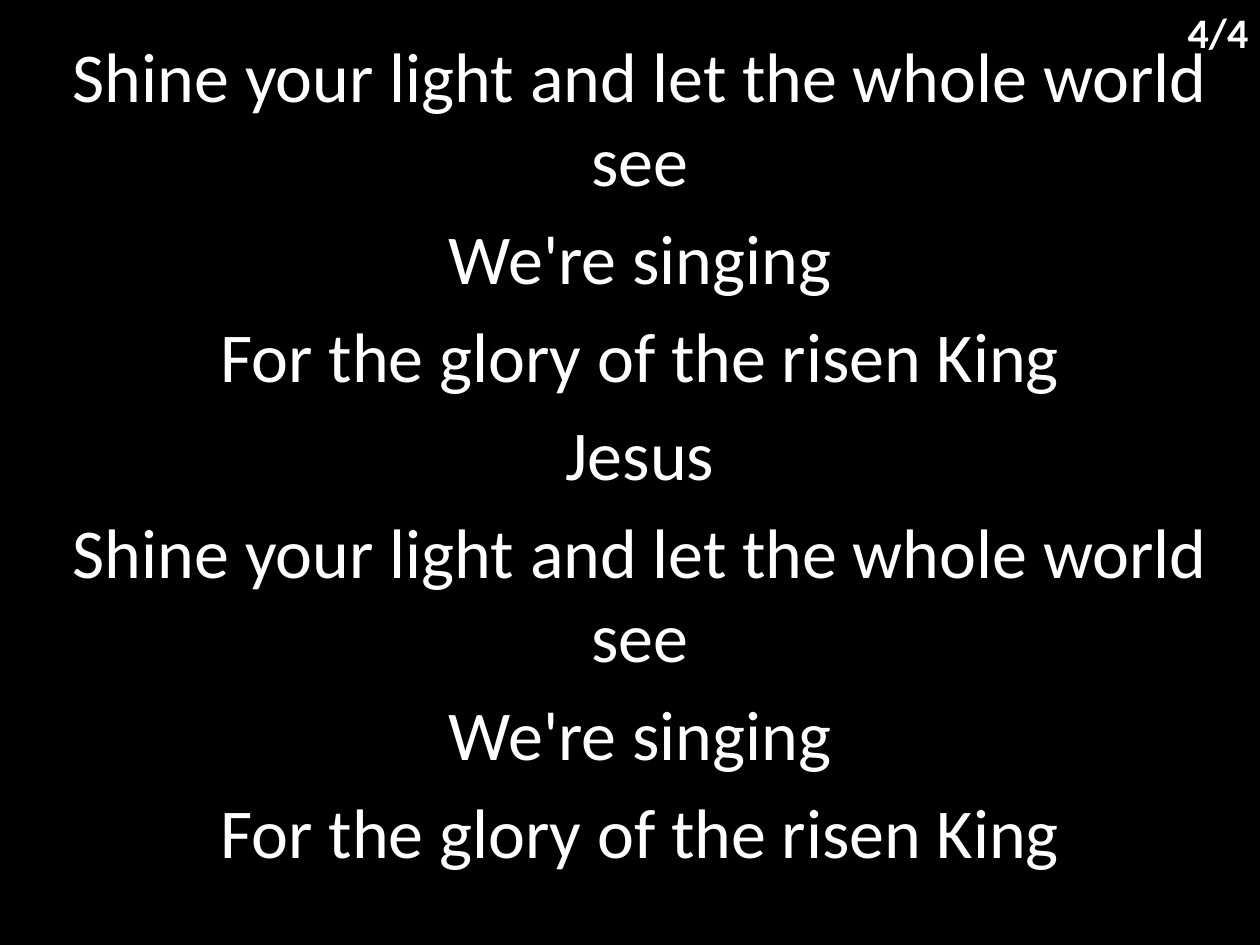
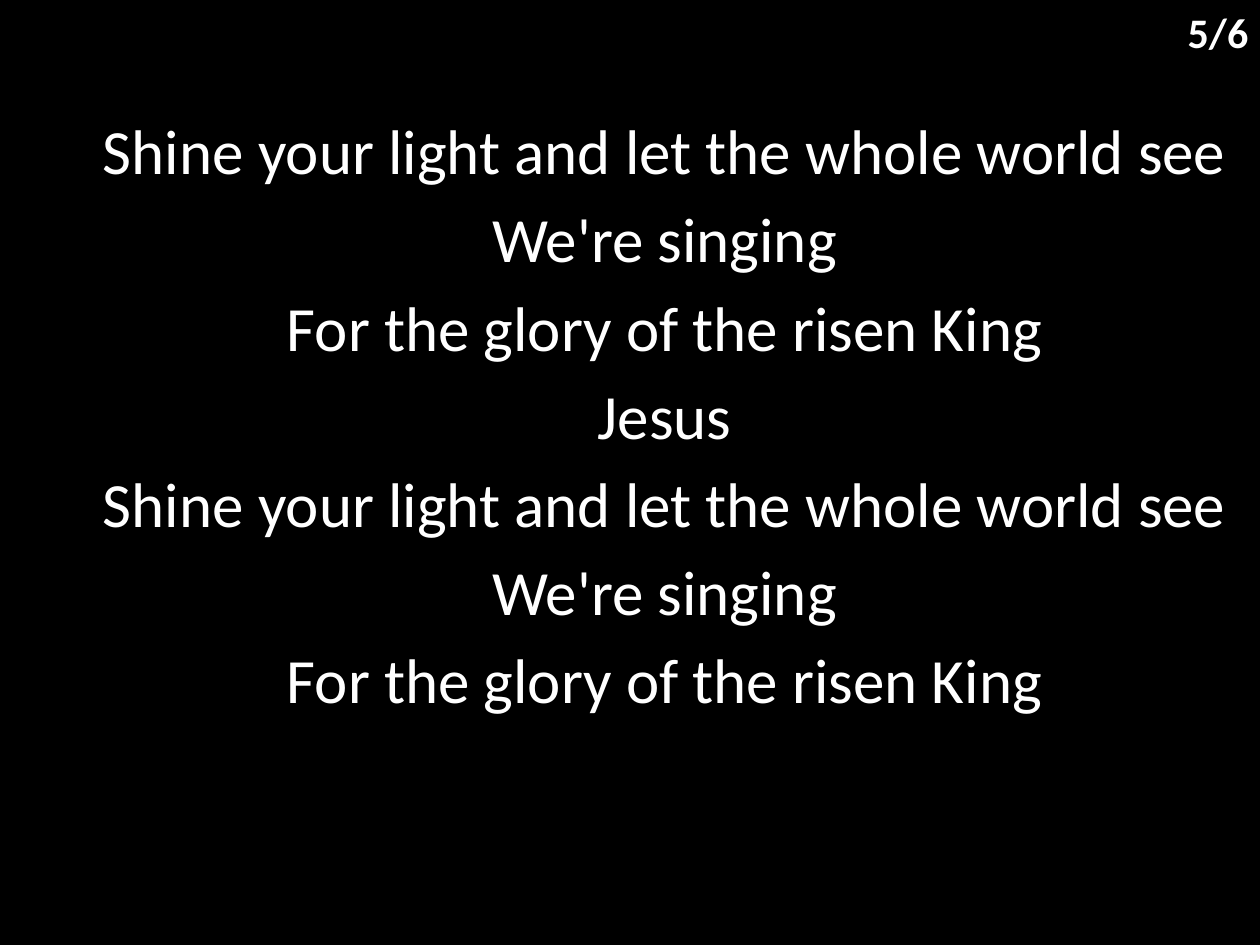
Before and after one commit to hoo-are-ya/worship, a slide deck: slide 6 of docs/songs/mighty to save.pptx (slide 5 before the commit). Drawn at 1260x945 pixels with LibreOffice and Linux fonts; fonts in the diff are those of the drawing. Boxes give left, top, right and bottom in pixels: in the first picture for what was removed or moved away, otherwise in the second. Text is boxed around its words. In the diff, an @@ line names an element or a change of style, - is before the commit and + after.

```diff
--- a/docs/songs/mighty to save.pptx
+++ b/docs/songs/mighty to save.pptx
@@ text at (1188, 18, 1249, 50): text changed @@
-4/4
+5/6
@@ subtitle "Shine your light and let ...": place and size @@
-subtitle "Shine your light and let ..." at (73, 44, 1206, 870)
+subtitle "Shine your light and let ..." at (103, 130, 1225, 714)
@@ subtitle "Shine your light and let ..." at (103, 130, 1225, 714): size 40 to 36 pt @@
```
Also in this commit, not shown: 3 other slides changed, 2 slides added, 7 other files.
